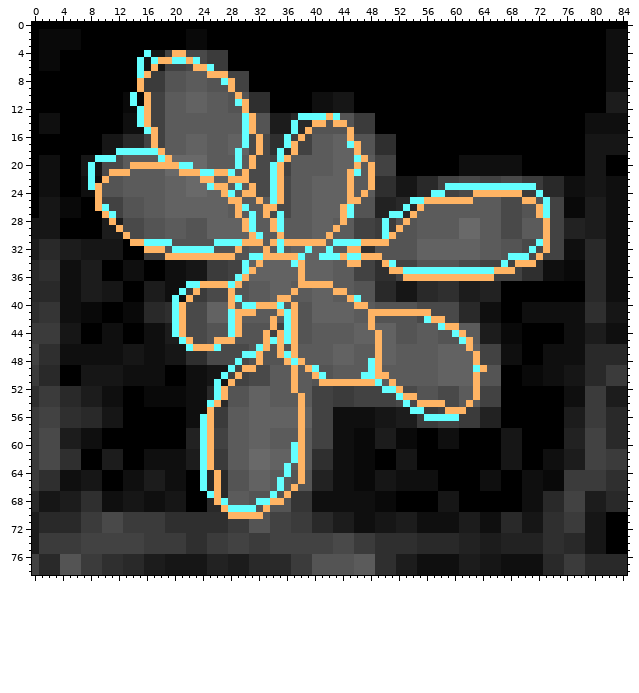
Edited in one commit: sprite sheet (Figures/LabelAlignment/day_9_hour_20-seg_depth.png). That is the earlier state.
The file is 85x79 pixels. Colours within 5 levels of each other are drawn and written as one.
The result:
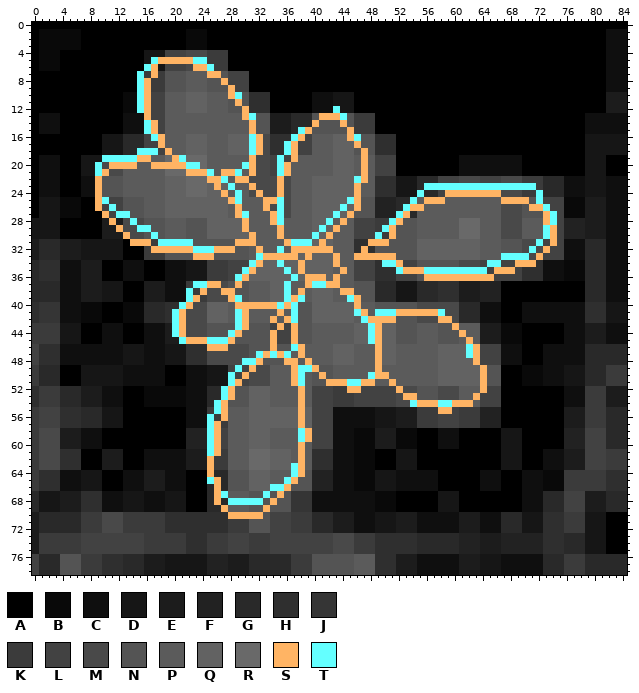
Palette (. is transparent): A #000000  B #090909  C #0f0f0f  D #161616  E #1c1c1c  F #222222  G #292929  H #2f2f2f  J #353535  K #3b3b3b  L #424242  M #494949  N #545454  P #5b5b5b  Q #626262  R #696969  S #ffb464  T #64ffff
Changes in this commit:
Changed rows in their new state; - is an unchanged pixel.
first column x 8:
 4 --------D---LL-----------------------------------------------------
 5 -------A----SS--T--------------------------------------------------
 6 -------AT----------------------------------------------------------
 7 --------KS---------N-----------------------------------------------
 8 -------TS----------SL----------------------------------------------
 9 -------TS----------------------------------------------------------
10 ------BT------------ST---------------------------------------------
11 ------BT-------------SN--------------------------------------------
12 -----------------------------------T-------------------------------
13 -------C--------------ST------GGNS-ST------------------------------
14 -------CTS------------P------G---N-N-------------------------------
15 ----------------------P------GT------------------------------------
16 ---------TS-----------QT----HT--------T----------------------------
17 ---------LS-----------QT-------------Q-----------------------------
18 ----DGG---LS---------Q-T---HT---------NS---------------------------
19 -D--TTTSS-PRST-------P------LS--------P----------------------------
20 DT-SSS-PP----S-T-----PT---LTS---------PSP--------------------------
21 DTSMMP-------R--S-P-STPS--LTS--------QPSP--------------------------
22 CSN-------------R-STP-----M----------QTSP--------------------------
23 C----------------Q-QTP----M----------QS-P-------TTT----------------
24 --------------------PTPMS-M----------QSP-------T-GLSSSS----MMM-----
25 --T------------------T--PSST---------T---------P---PPPP----SSS-NTL-
26 --LT------------------P---MT--------TQS-------S----------------S---
27 ---LTT----------------TP-PS--------TQS-----F-SG-----------------NST
28 ------T----------------P----------T-------KTSN--------------------T
29 -------TT--------------P--PS-----T---------SN--------------------TS
30 ---------T--------------P-------T--------TK----------------------TS
31 --------SK--TTT---NNNS--P-PP-TTTQ--PPPHH-------------------------LS
32 --------K--SSSS---SSSN--SP---SSSSSS--PHS---------------------------
33 -----------NNNN---NNN--P------QS-QQSPPS---SS---------------T-------
34 ----------------------LT---T-Q-----S-PL---T-S------------TTL-------
35 ----------------------------T-------S------HTSSS---------L---------
36 -----------------------------TQSSS-S---------LLN-------------------
37 --------------K-T--MN-------T-P-TT-S-------------------------------
38 -------------CTKS--S--------TPS----P-S-----------------------------
39 ------------C-TS-----------QTST------TS----------------------------
40 ------------HTS-----PSSS----ST---------P---------------------------
41 --------------------PT-P----PT--------TSPTTT-----ST----------------
42 --------------------PTS-----ST---------T-SSS----MM-S---------------
43 --------------------NTS---LSL-----------TS--------NN---------------
44 -------------------------NSLL-----------T-----------N--------------
45 ---------------SSTTT-----NSLL-----------T------------P-------------
46 --------------HHH-SS----NNSN-TS-----------------------TS-----------
47 ----------------------MNTST--PS-----------------------T------------
48 ---------------------MTT-----SPS--------P--------------------------
49 --------------------LTL-------TTS-------P--------------Q-----------
50 -------------------DTLS-------T-NS-----P---------------QS----------
51 ------------------D-TS--------T--N---TT--P-------------QS----------
52 ------------------GTS--------PS------SS---LL-----------PS----------
53 ------------------GTS-----------------------M----------------------
54 -----------------GTS-------------------------MT---TTSS-------------
55 -----------------KTS--------------------------EK--S-LK-------------
56 ----------------CT-S----------------------------KKLLL--------------
57 ----------------CTS------------------------------------------------
58 ----------------FTS-----------TS-----------------------------------
59 ----------------FTS-----------TS-----------------------------------
60 ----------------FTS----------P-------------------------------------
61 ----------------ETS----------P-------------------------------------
62 ----------------E------------P-------------------------------------
63 ----------------E-----------QT-------------------------------------
64 ----------------ASG---------PT-------------------------------------
65 ----------------AT---------PTSN------------------------------------
66 ----------------A---------T-SN-------------------------------------
67 -----------------G-T-----TNSN--------------------------------------
68 -------------------GTTTT-N-N---------------------------------------
69 --------------------PPPN-------------------------------------------
